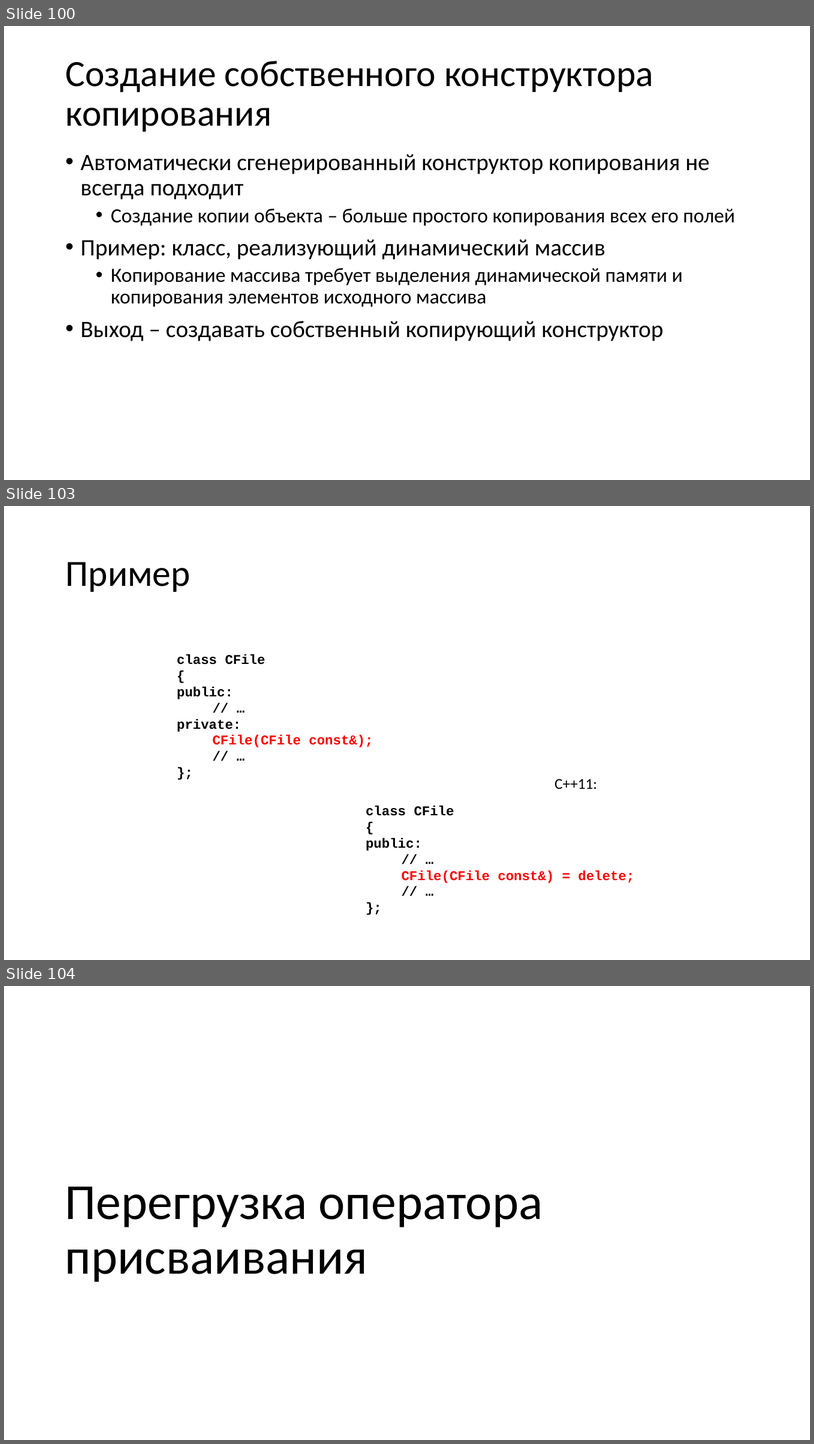
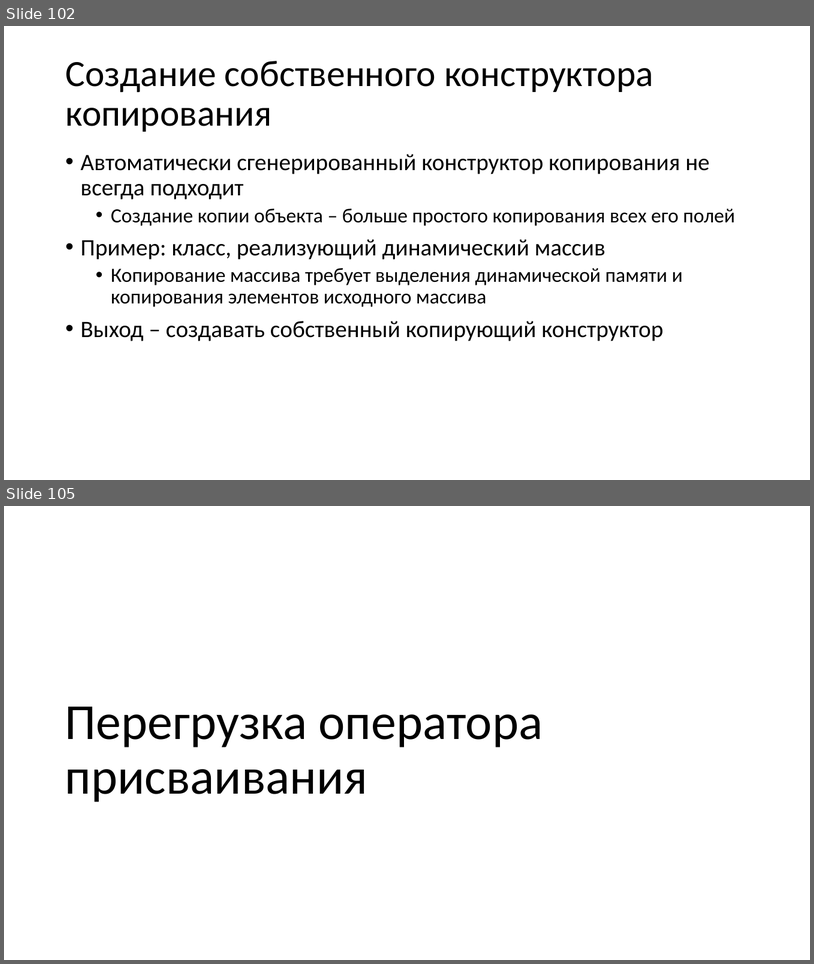
Before and after one commit to alexey-malov/oop, a slide deck: lectures/02/Основы ООП.pptx. Shown one above the other, each under a label of ours: slides 100, 103 and 104 before the commit, slides 102 and 105 after it; the slides between them are not shown. The pictures are 814x1444 and 814x964 pixels, drawn with LibreOffice and Linux fonts; fonts in the diff are those of the drawing. Boxes give left, top, right and bottom in pixels: in the first picture for what was removed or moved away, otherwise in the second. Text is boxed around its words. In the diff, an @@ line names an element or a change of style, - is before the commit and + after.

Commit message:
Обновлены примеры с копированием объектов

```diff
--- a/lectures/02/Основы ООП.pptx
+++ b/lectures/02/Основы ООП.pptx
@@ slide 103 removed at box(4, 506, 810, 960), background #FFFFFF @@
@@ title removed at box(65, 562, 190, 592) @@
-Пример
@@ text removed at box(177, 654, 373, 747) @@
-class CFile
-{
-public:
-// …
-private:
-CFile(CFile const&);
-// …
-};
@@ text removed at box(555, 778, 597, 789) @@
-C++11:
@@ text removed at box(366, 805, 635, 883) @@
-class CFile
-{
-public:
-// …
-CFile(CFile const&) = delete;
-// …
-};
@@ what was slide 100 is now slide 102 @@
@@ what was slide 104 is now slide 105 @@
```
Also in this commit, not shown: 1 slide changed, 3 slides added, 1 other slide removed, 5 other files.
